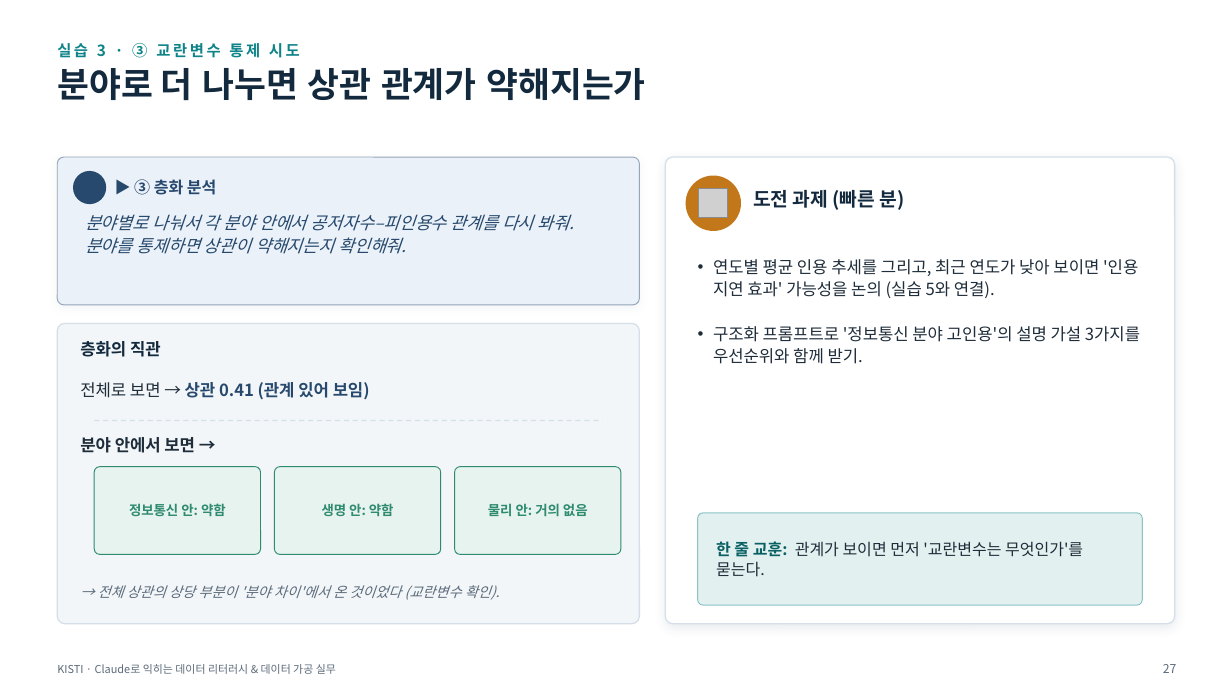
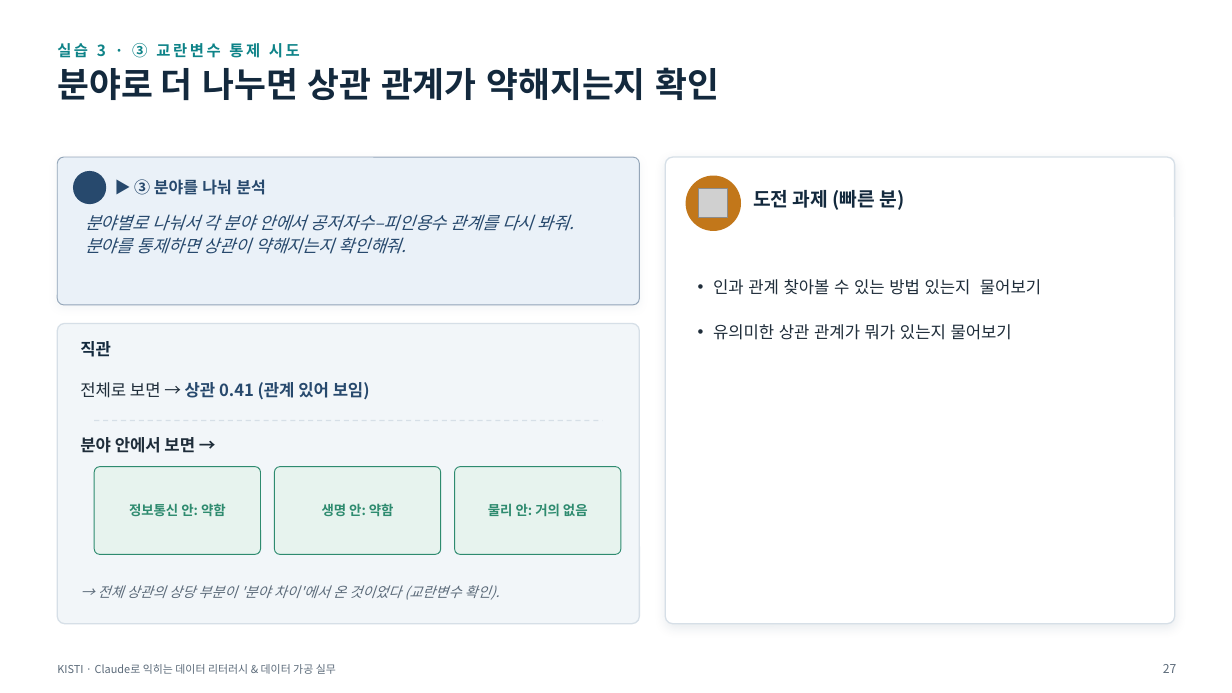
Before and after one commit to thinkinghs/lecture_6_18, a slide deck: slide 39 of 2차시_강의자료_합본.pptx (slide 38 before the commit). Drawn at 1232x693 pixels with LibreOffice and Linux fonts; fonts in the diff are those of the drawing; grey boxes stand for pictures; background and template pictures are left out. Boxes give left, top, right and bottom in pixels: in the first picture for what was removed or moved away, otherwise in the second. Text is boxed around its words. In the diff, an @@ line names an element or a change of style, - is before the commit and + after.

```diff
--- a/2차시_강의자료_합본.pptx
+++ b/2차시_강의자료_합본.pptx
@@ text at box(57, 67, 720, 100): text changed @@
-분야로 더 나누면 상관 관계가 약해지는가
+분야로 더 나누면 상관 관계가 약해지는지 확인
@@ text at box(134, 179, 265, 195): text changed @@
-▶ ③ 층화 분석
+▶ ③ 분야를 나눠 분석
@@ text at box(713, 279, 1041, 340): text changed @@
-• 연도별 평균 인용 추세를 그리고, 최근 연도가 낮아 보이면 '인용 지연 효과' 가능성을 논의 (실습 5와 연결).
-• 구조화 프롬프트로 '정보통신 분야 고인용'의 설명 가설 3가지를 우선순위와 함께 받기.
+• 인과 관계 찾아볼 수 있는 방법 있는지 물어보기
+• 유의미한 상관 관계가 뭐가 있는지 물어보기
@@ text at box(80, 341, 111, 357): text changed @@
-층화의 직관
+직관
@@ rounded rectangle removed at box(698, 513, 1142, 605) @@
@@ text removed at box(716, 541, 1083, 577) @@
-한 줄 교훈: 관계가 보이면 먼저 '교란변수는 무엇인가'를 묻는다.
```
Also in this commit, not shown: 34 other slides changed, 4 slides added, 3 slides removed.
